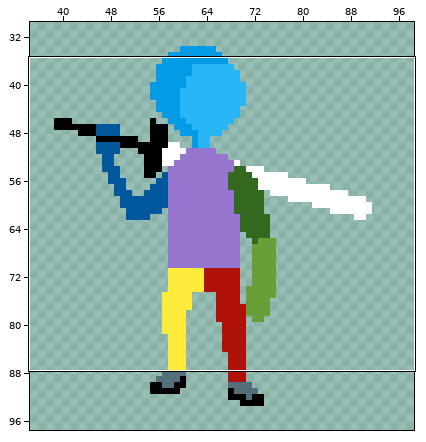
A pixel-art file gets an edit: RPG Game/Assets/Art/Player/Sword/Idle/Player_Sword_Idle_Right.aseprite. Above: a wide view before the commit, with the close-up outlined.
Close-up. Before the edit:
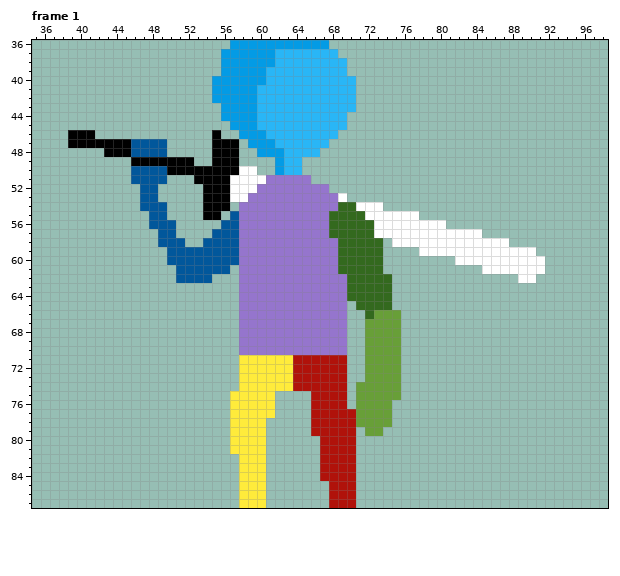
128x128 pixels, 8 frames. Shown: frame 1: x 35..98, y 36..87. The wide view leaves out empty margins. The commit also changed other frames or places, which this record leaves out.
After the commit:
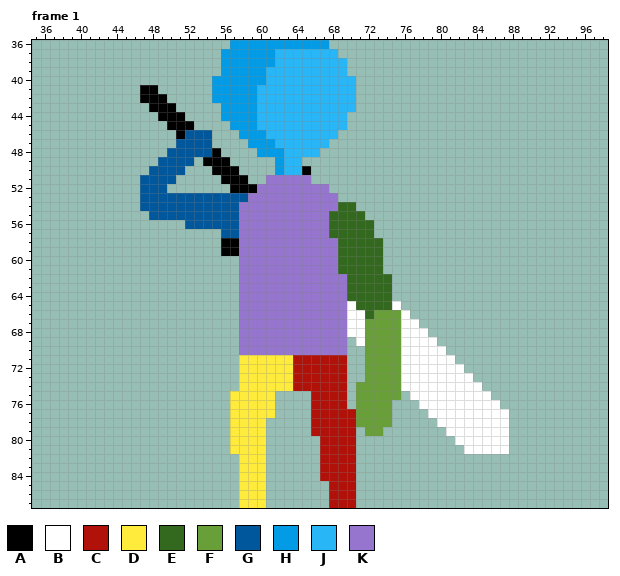
Palette (. is transparent): A #000000  B #ffffff  C #b0120a  D #ffeb3b  E #33691e  F #689f38  G #01579b  H #039be5  J #29b6f6  K #9575cd
Log entry: Idle Right Animation Added Idle Right Anim
The edit:
Frame 1, layers "Layer 6", "Layer 8":
Colour A is added in row 41 at x 47 to 48; in row 42 at x 47 to 49; in row 43 at x 48 to 50; in row 44 at x 49 to 51; in row 45 at x 50 to 52; in row 46 at x 51.
Colour A is added in row 49 at x 54; in row 50 at x 65.
Colour A replaces colour B in row 51 at x 57 to 58; in row 52 at x 57 to 59.
Colour A replaces colour G in rows 58 to 59 at x 56 to 57.
Colour B is added in row 65 at x 70 and 75; in row 66 at x 70 to 71 and 76; in row 67 at x 70 to 71 and 76 to 77; in row 68 at x 70 to 71 and 76 to 78; in row 69 at x 71 and 76 to 79; in row 70 at x 76 to 80.
Colour B is added in row 71 at x 76 to 81; in row 72 at x 76 to 82; in row 73 at x 76 to 83; in row 74 at x 76 to 84; in row 75 at x 77 to 85; in row 76 at x 78 to 86.
Colour B is added in row 77 at x 79 to 87; in row 78 at x 80 to 87; in row 79 at x 81 to 87; in row 80 at x 82 to 87; in row 81 at x 83 to 87.
Colour G is added in row 46 at x 52 to 54; in row 47 at x 51 to 54; in row 48 at x 50 to 54; in row 51 at x 50; in row 52 at x 49; in row 53 at x 49 to 53.
Colour G is added in row 54 at x 50 to 53 and 57; in row 55 at x 50 to 53 and 56; in row 56 at x 52 to 55.
Colour G replaces colour A in row 49 at x 49 to 52; in row 50 at x 50 to 51; in rows 53 to 54 at x 54 to 56; in row 55 at x 54 to 55.
Colour G replaces colour B in row 53 at x 57 to 58.
Colour A is removed in row 46 at x 39 to 41 and 55; in row 47 at x 39 to 45 and 55 to 57; in row 48 at x 43 to 45 and 56 to 57; in row 49 at x 46 to 48 and 57; in row 50 at x 52 to 54; in row 51 at x 53 to 55.
Colour A is removed in row 52 at x 54 to 56.
Colour B is removed in row 50 at x 58 to 59; in row 51 at x 59 to 60; in row 53 at x 69; in row 54 at x 71 to 73; in row 55 at x 72 to 77; in row 56 at x 73 to 80.
Colour B is removed in row 57 at x 73 to 84; in row 58 at x 75 to 87; in row 59 at x 78 to 90; in row 60 at x 82 to 91; in row 61 at x 85 to 91; in row 62 at x 89 to 90.
Colour G is removed in rows 47 to 48 at x 46 to 49; in row 50 at x 46 to 47; in row 51 at x 46; in row 56 at x 48 to 50; in row 57 at x 49 to 50 and 55; in row 58 at x 49 to 51 and 54 to 55.
Colour G is removed in row 59 at x 50 to 55; in row 60 at x 50 to 57; in row 61 at x 51 to 56; in row 62 at x 51 to 54.
Where, in picture pixels (left, top, right, bottom), the same in both close-ups:
changed: (68, 85, 266, 283)
changed: (302, 166, 545, 283)
added: (347, 301, 509, 454)
